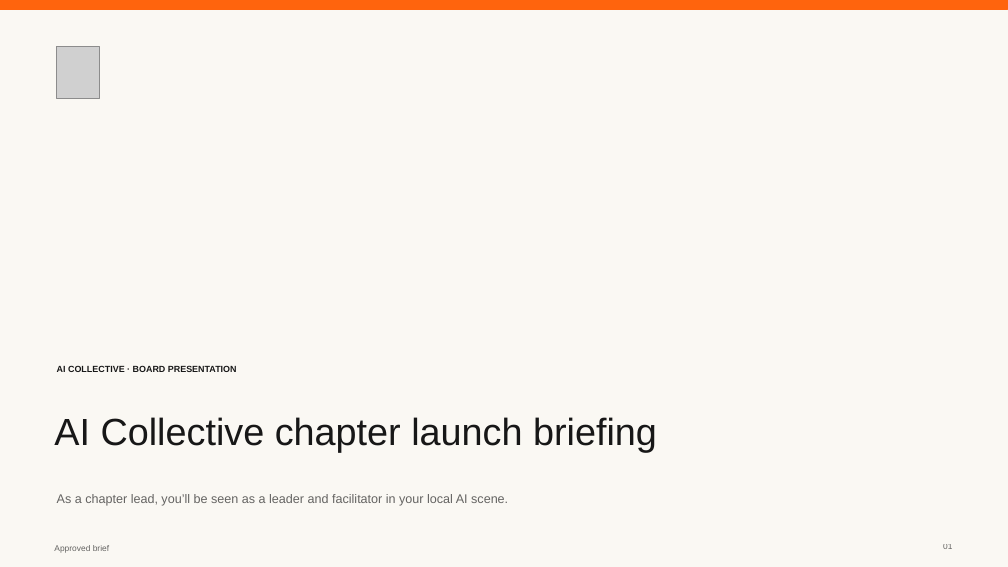
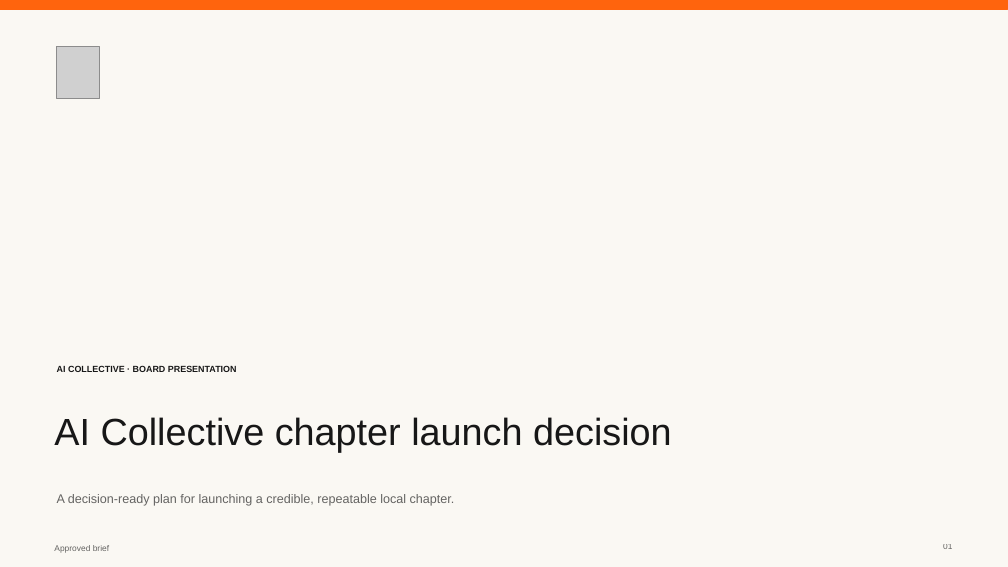
Before and after one commit to daniel-p-green/OAI-Build-Week-2026, a slide deck: slide 1 of artifacts/spikes/intent-profile-review-2026-07-15/board-presentation.pptx. Drawn at 1008x567 pixels with LibreOffice and Linux fonts; fonts in the diff are those of the drawing; grey boxes stand for pictures. Boxes give left, top, right and bottom in pixels: in the first picture for what was removed or moved away, otherwise in the second. Text is boxed around its words. In the diff, an @@ line names an element or a change of style, - is before the commit and + after.

```diff
--- a/artifacts/spikes/intent-profile-review-2026-07-15/board-presentation.pptx
+++ b/artifacts/spikes/intent-profile-review-2026-07-15/board-presentation.pptx
@@ text at [54,417,672,452]: text changed @@
-AI Collective chapter launch briefing
+AI Collective chapter launch decision
@@ text at [57,494,455,506]: text changed @@
-As a chapter lead, you’ll be seen as a leader and facilitator in your local AI scene.
+A decision-ready plan for launching a credible, repeatable local chapter.
```
Also in this commit, not shown: 2 other slides changed, 6 slides added, 2 slides removed, 44 other files.
